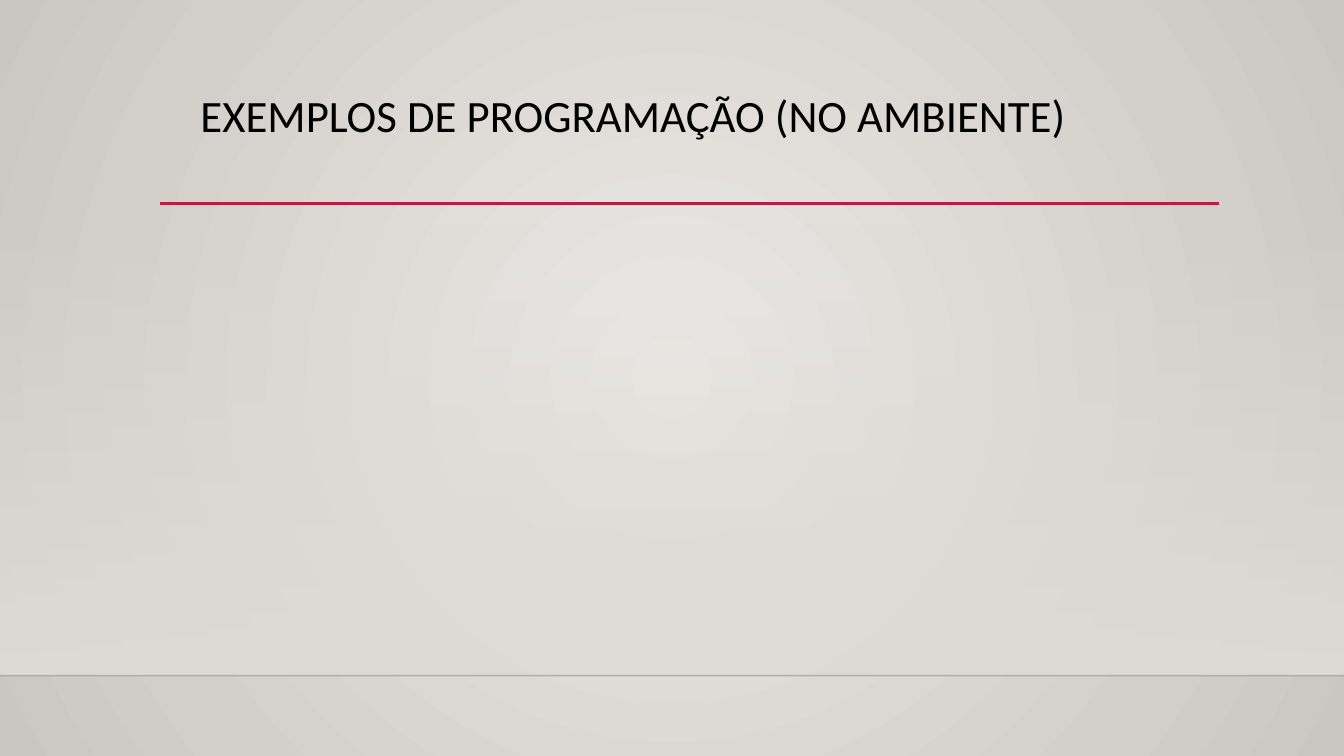
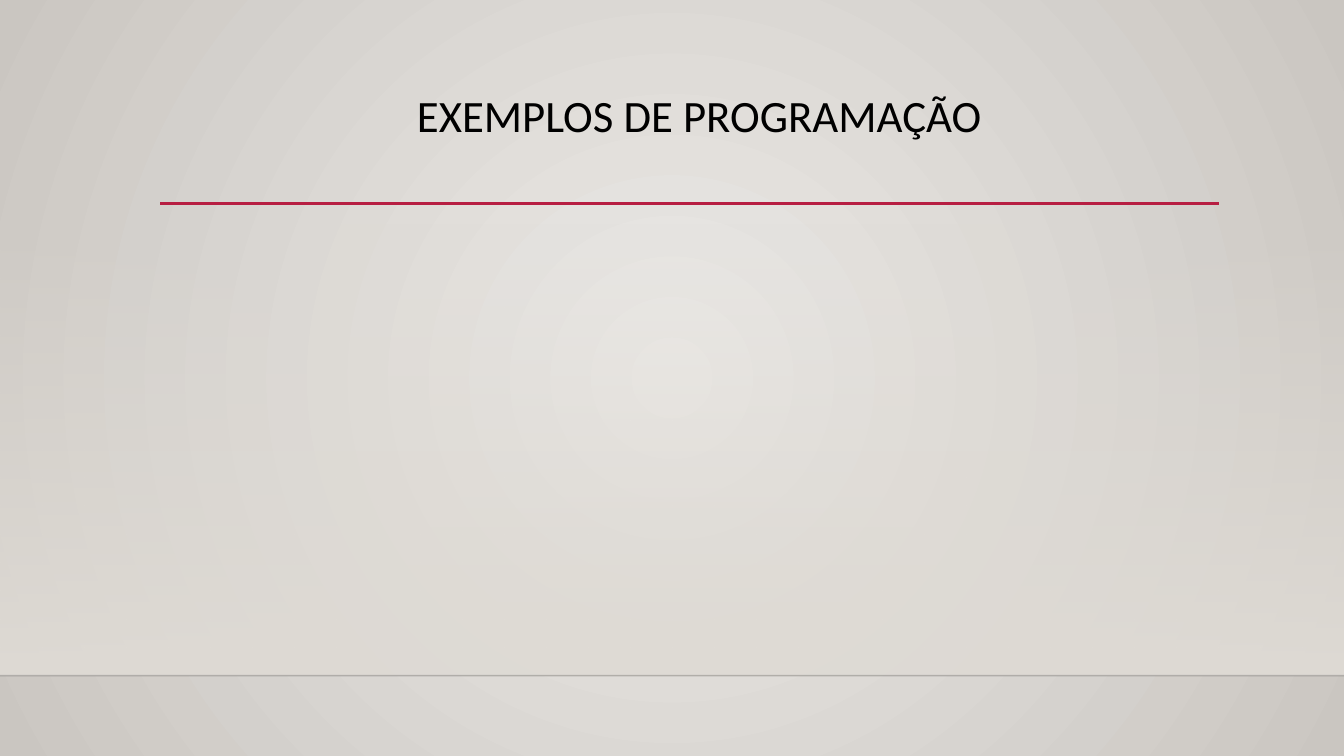
Before and after one commit to TheSennin/Arquivos_Facul, a slide deck: slide 17 of Paradigmas de linguagens de programação/seminário paradigmas/Apresentação1.pptx (slide 13 before the commit). Drawn at 1344x756 pixels with LibreOffice and Linux fonts; fonts in the diff are those of the drawing; background and template pictures are left out. Boxes give left, top, right and bottom in pixels: in the first picture for what was removed or moved away, otherwise in the second. Text is boxed around its words. In the diff, an @@ line names an element or a change of style, - is before the commit and + after.

```diff
--- a/Paradigmas de linguagens de programação/seminário paradigmas/Apresentação1.pptx
+++ b/Paradigmas de linguagens de programação/seminário paradigmas/Apresentação1.pptx
@@ title at [417,96,981,140]: text changed @@
-EXEMPLOS DE PROGRAMAÇÃO (NO AMBIENTE)
+EXEMPLOS DE PROGRAMAÇÃO
```
Also in this commit, not shown: 5 other slides changed, 5 slides added.
